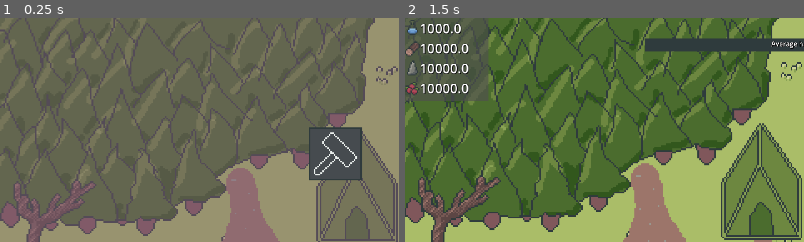
Above: before the commit, frames 1-2 (left to right).
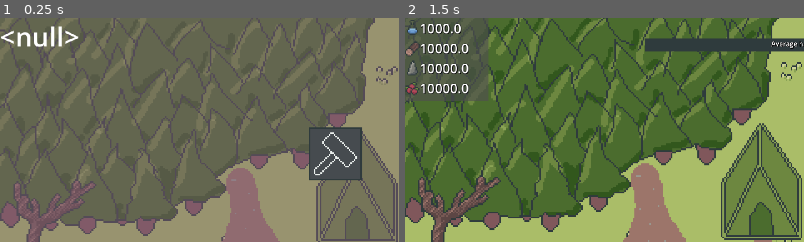
Above: after the commit, the same moments.

Repository: Lueegee1/EksamenDDU
Game: Godot game, scene res://Scenes/Root.tscn
The game is run twice, just before and just after one commit, with the same random seed, the same clock (stepped at 60 frames per second) and the same inputs. The engine's default icon, where the game draws it, is replaced by a stand-in: a white triangle on a blue panel in a dark square.
Inputs (mouse positions are % of the whole screen's width and height, from its top left):
- Up to frame 1 (0.25 s): no input
- Up to frame 2 (1.5 s): click (53, 31) at 0.5 s; click (55, 32) at 1.27 s
The pictures show only the part of the screen within x 0-50%, y 0-50%; the shares and areas given below are measured in that part.

The runs differ from the first frame. In frame 1, 0.6% of the frame differs, in the area x 0-20%, y 3-13%; in frame 2, nothing differs.
Error after the commit: Attempt to call function 'get_as_text' in base 'null instance' on a null instance. (res://Scripts/Menu.gd:27)

Commit message:
Saving works good

Diff:
--- a/ddu-eksamen/Scenes/Menu.tscn
+++ b/ddu-eksamen/Scenes/Menu.tscn
@@ -105,6 +105,9 @@
 "speed": 5.0
 }]
 
+[sub_resource type="LabelSettings" id="LabelSettings_n3nbb"]
+font_size = 64
+
 [node name="Sceneroot" type="Node2D" unique_id=1659873701]
 script = ExtResource("1_krje8")
 
@@ -216,5 +219,12 @@
 texture_normal = ExtResource("19_n3nbb")
 texture_pressed = ExtResource("20_dm44m")
 
+[node name="Label" type="Label" parent="MenuUI" unique_id=1985911666]
+z_index = 7
+offset_right = 258.0
+offset_bottom = 184.0
+text = "awdawd"
+label_settings = SubResource("LabelSettings_n3nbb")
+
 [connection signal="pressed" from="MenuUI/ButtonGroup/Button1" to="." method="_on_button_1_pressed"]
 [connection signal="pressed" from="MenuUI/ButtonGroup/Button2" to="." method="_on_button_2_pressed"]
--- a/ddu-eksamen/Scripts/GameManager.gd
+++ b/ddu-eksamen/Scripts/GameManager.gd
@@ -47,6 +47,7 @@
 var leader: String
 var game_won = false
 var game_loaded = false
+var wins = []
 
 signal value_changed
 const SAVE_FILE = "user://database.json"
@@ -100,6 +101,8 @@
 		print("Game Won: Euginics")
 	if flag == "genes" and not flag_killed:
 		print("Game Won: Luck")
+	if flag not in wins:
+		wins.append(flag)
 	game_won = true
 
 func lose_game():
@@ -189,12 +192,12 @@
 	load_traits_from_json("res://data/traits.json")
 	load_researches_from_json("res://data/research.json")
 	# the below two lines should be turned into real lines when we want to test the save sytem
-	#if not load_game():
 	building_markers_node = get_tree().get_root().find_child("Buldingmarkers", true, false)
 	_load_building_positions()
-	if FileAccess.file_exists(SAVE_FILE): #checker om save filen eksiterer
+	if FileAccess.file_exists(SAVE_FILE) and Global.load_game: #checker om save filen eksiterer og om den skal loade
 		load_game()
 	else:
+		new_game()
 		get_new_colony(colony_start_amount)
 	game_loaded = true
 
@@ -247,7 +250,10 @@
 			"plant": plant_prod_modifier,
 			"food": food_prod_modifier,
 			"minerals": minerals_prod_modifier
-		}
+		},
+		"achieved_wins": {
+			"wins": wins
+			}
 	}
 	var file = FileAccess.open(SAVE_FILE, FileAccess.WRITE)
 	if file == null: #creates a file variable that holds the opened save_file and checks if it was succesfully opened
@@ -258,7 +264,6 @@
 		file.close()
 		return false
 	file.close()
-	Global.has_save_file = true
 	return true
 
 func load_game() -> bool:
@@ -326,9 +331,14 @@
 			trait_dict[int(key)] = trait_dict[key]
 
 		update_sprite()
-		game_loaded = true
 	else:
 		return false
+	if saved_data.has("achieved_wins"):
+		var achieved_wins = saved_data["achieved_wins"]
+		wins = achieved_wins.get("wins")
+
+	game_loaded = true
+
 
 	# Research/ not really sure this works but fuck it we ball
 	if saved_data.has("research"):
@@ -343,6 +353,32 @@
 		if researches[i]["researched"] == 1:
 			apply_research(i)
 	return true
+
+func new_game() -> void:
+	var has_save = true
+	if not FileAccess.file_exists(SAVE_FILE): #checker om save filen eksiterer
+		has_save = false
+	var file = FileAccess.open(SAVE_FILE, FileAccess.READ) #opens the file and saves it in read mode as variable file and checks if opening
+#it was succesfull
+	if file == null:
+		has_save = false
+	var save_text = file.get_as_text()
+	file.close()
+	var json_save_data = JSON.new()
+	var parsed_json_save_data = json_save_data.parse(save_text)
+	if parsed_json_save_data != OK: #checks if the json was parsed succesfully
+		has_save = false
+	if has_save:
+		var saved_data = json_save_data.data
+		if "achieved_wins" not in saved_data:
+			return
+		var achieved_wins = saved_data["achieved_wins"]
+		if saved_data.has("achieved_wins"):
+			var preserved_wins = achieved_wins.get("wins")
+			wins = preserved_wins
+		if FileAccess.file_exists(SAVE_FILE):
+			DirAccess.remove_absolute(SAVE_FILE)
+
 
 func string_to_vector2(s: String) -> Vector2:
 	s = s.strip_edges().trim_prefix("(").trim_suffix(")")
--- a/ddu-eksamen/Scripts/Global.gd
+++ b/ddu-eksamen/Scripts/Global.gd
@@ -9,7 +9,7 @@
 
 var timer: float = 0
 var tick_interval: float = 1.0
-var has_save_file = false
+var load_game = false
 
 var UI
 var SceneChanger
--- a/ddu-eksamen/Scripts/Menu.gd
+++ b/ddu-eksamen/Scripts/Menu.gd
@@ -1,14 +1,45 @@
 extends Node2D
 
-
+const SAVE_FILE = "user://database.json"
+var wins
 
 
 func _on_button_1_pressed() -> void:
 	#Global.SceneChanger.load_scene("IntroCutScene")
+	Global.load_game = true
 	Global.SceneChanger.load_scene("Game")
 
 
 func _on_button_2_pressed() -> void:
-	Global.has_save_file = false
+	Global.load_game = false
 	Global.SceneChanger.load_scene("Game")
 	pass # Replace with function body.
+
+
+func load_wins():
+	var has_save = true
+	if not FileAccess.file_exists(SAVE_FILE): #checker om save filen eksiterer
+		has_save = false
+	var file = FileAccess.open(SAVE_FILE, FileAccess.READ) #opens the file and saves it in read mode as variable file and checks if opening
+#it was succesfull
+	if file == null:
+		has_save = false
+	var save_text = file.get_as_text()
+	file.close()
+	var json_save_data = JSON.new()
+	var parsed_json_save_data = json_save_data.parse(save_text)
+	if parsed_json_save_data != OK: #checks if the json was parsed succesfully
+		has_save = false
+	if has_save:
+		var saved_data = json_save_data.data
+		if "achieved_wins" not in saved_data:
+			return
+		var achieved_wins = saved_data["achieved_wins"]
+		if saved_data.has("achieved_wins"):
+			wins = achieved_wins.get("wins")
+	else:
+		return
+
+func _process(delta: float) -> void:
+	load_wins()
+	$MenuUI/Label.text = str(wins)
